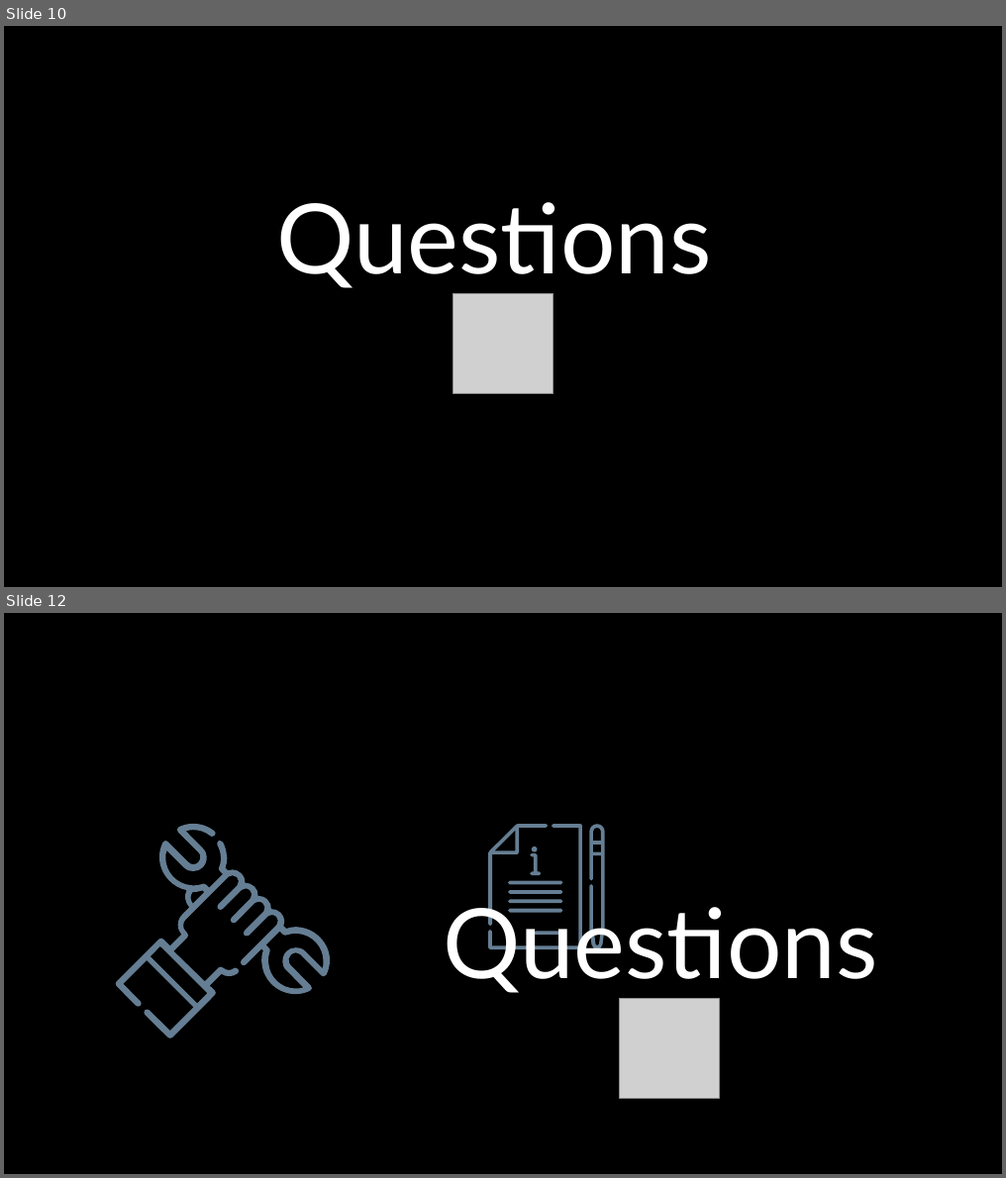
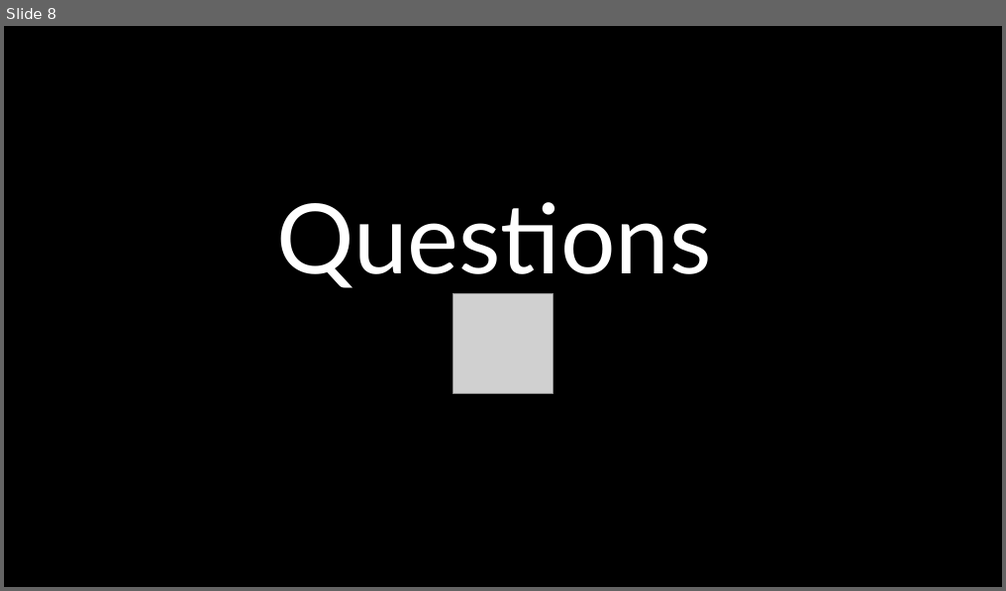
Before and after one commit to jmatamatics/CertOps, a slide deck: CertOps_Studio_Demo_Day.pptx. Shown one above the other, each under a label of ours: slides 10 and 12 before the commit, slide 8 after it; the slides between them are not shown. The pictures are 1006x1178 and 1006x591 pixels, drawn with LibreOffice and Linux fonts; fonts in the diff are those of the drawing; grey boxes stand for pictures. Boxes give left, top, right and bottom in pixels: in the first picture for what was removed or moved away, otherwise in the second. Text is boxed around its words. In the diff, an @@ line names an element or a change of style, - is before the commit and + after.

```diff
--- a/CertOps_Studio_Demo_Day.pptx
+++ b/CertOps_Studio_Demo_Day.pptx
@@ slide 12 removed at (4, 613, 1002, 1174), background #000000 @@
@@ freeform shape removed at (116, 824, 331, 1038) @@
@@ group removed at (488, 825, 605, 951): 10 freeform shapes @@
@@ text removed at (444, 893, 878, 993) @@
-Questions
@@ picture removed at (620, 999, 720, 1099) @@
@@ what was slide 10 is now slide 8 @@
```
Also in this commit, not shown: 3 slides changed, 1 slide added, 3 other slides removed, 5 other files.
